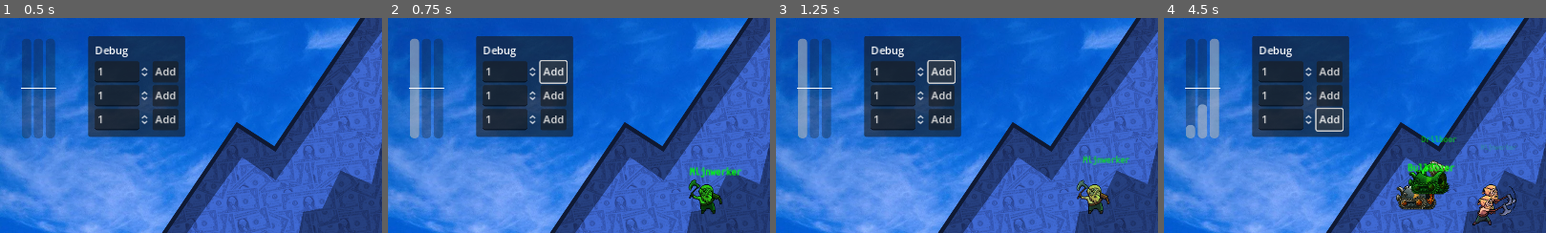
Above: before the commit, frames 1-4 (left to right).
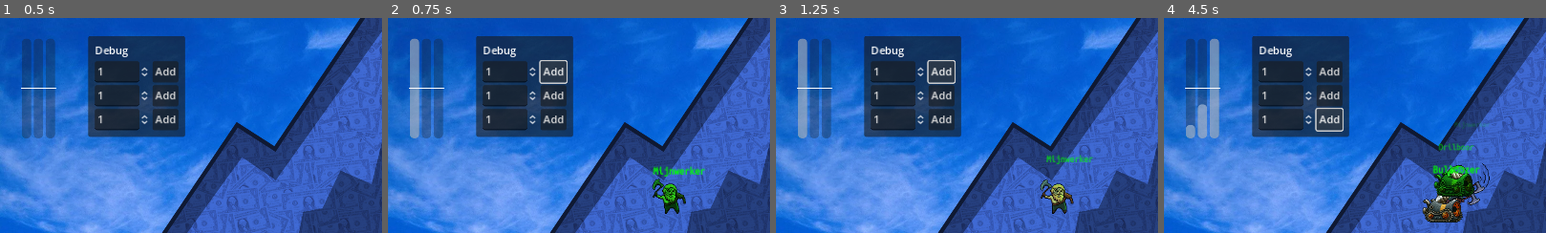
Above: after the commit, the same moments.

Repository: kwint/nfc-card-game
Game: Godot game, scene res://Scenes/Dashboard.tscn
The game is run twice, just before and just after one commit, with the same random seed, the same clock (stepped at 60 frames per second) and the same inputs.
Inputs:
- Up to frame 1 (0.5 s): no input
- Up to frame 2 (0.75 s): click "Add" at 0.5 s
- Up to frame 3 (1.25 s): no input
- Up to frame 4 (4.5 s): click "Add" at 1.25 s; click "Add" at 2 s; click "Add" at 2.75 s; click "Add" at 3.5 s; click "Add" at 4.25 s
The pictures show only the part of the screen within x 0-50%, y 10-60%; the shares and areas given below are measured in that part.

Frame 1 is identical in both runs. In frame 2, 2.0% of the frame differs, in the area x 69-93%, y 68-92%; in frame 3, 1.9%; in frame 4, 5.8%, in the area x 60-93%, y 48-97%.

Commit message:
Randomize positions in both miner grids, don't mirror each other

Diff:
--- a/dashboard/Scripts/MinerGrid.gd
+++ b/dashboard/Scripts/MinerGrid.gd
@@ -19,9 +19,14 @@
 
 var noise = FastNoiseLite.new();
 var random = RandomNumberGenerator.new();
+var random_base: int = 0;
 
 
 func _ready():
+	# Pick a random base number for random miner spread
+	self.random.randomize();
+	self.random_base = self.random.randi();
+
 	get_viewport().connect("size_changed", reposition_miners, CONNECT_DEFERRED);
 
 
@@ -142,7 +147,7 @@
 
 	# Pick a base seed based on the miner type
 	# This prevents overlapping of different miner types
-	var base_seed = MAX_RENDERED_MINERS * type;
+	var base_seed = MAX_RENDERED_MINERS * type + self.random_base;
 
 	# Offset index to prevent position jumps when removing old miners
 	if hidden_amount == null:
